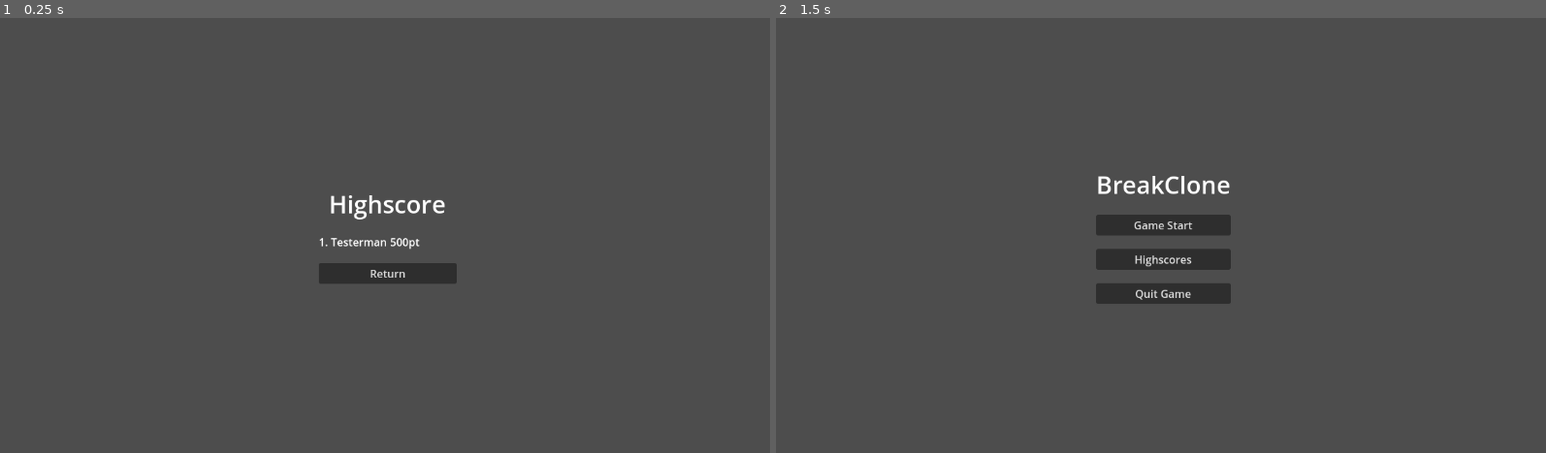
Above: before the commit, frames 1-2 (left to right).
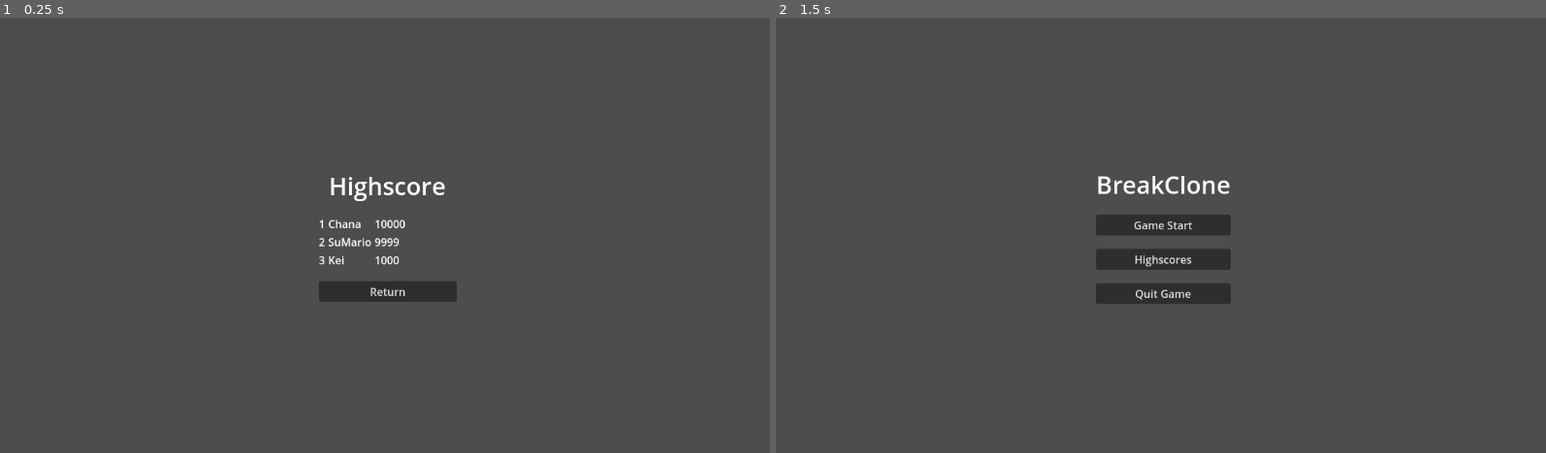
Above: after the commit, the same moments.

Repository: KeiGar/OrbFall
Game: Godot game, scene res://scenes/menus/highscore_menu.tscn
Same seed, same stepped clock (60 frames per second), same inputs: the game is played once before the commit and once after it. This scene is started directly instead of the project's main scene.
Inputs:
- Up to frame 1 (0.25 s): no input
- Up to frame 2 (1.5 s): tap Enter at 0.5 s; hold D (player_moveRight) 0.53-1.25 s; click "Return" at 1.25 s

The runs differ from the first frame. In frame 1, 2.3% of the frame differs, in the area x 41-60%, y 36-66%; in frame 2, nothing differs.

Commit message:
implemented display of hgihscores

Diff:
--- a/scenes/menus/highscore_menu.tscn
+++ b/scenes/menus/highscore_menu.tscn
@@ -28,22 +28,10 @@
 label_settings = SubResource("LabelSettings_3pnpd")
 horizontal_alignment = 1
 
-[node name="GridContainer" type="GridContainer" parent="."]
+[node name="HighscoreTable" type="GridContainer" parent="."]
 layout_mode = 2
 size_flags_stretch_ratio = 1.05
 columns = 3
-
-[node name="Label" type="Label" parent="GridContainer"]
-layout_mode = 2
-text = "1."
-
-[node name="Label2" type="Label" parent="GridContainer"]
-layout_mode = 2
-text = "Testerman"
-
-[node name="Label3" type="Label" parent="GridContainer"]
-layout_mode = 2
-text = "500pt"
 
 [node name="Btn_Return" type="Button" parent="."]
 layout_mode = 2
--- a/scripts/menus/highscore_menu.gd
+++ b/scripts/menus/highscore_menu.gd
@@ -1,4 +1,72 @@
 extends BoxContainer
+
+@onready var highscore_table: GridContainer = $HighscoreTable
+const FILEPATH_HIGHSCORE_DATA = "user://highscores.json"
+var Highscores = [
+	HighscoreData.new("Kei", 1000),
+	HighscoreData.new("SuMario", 9999),
+	HighscoreData.new("Chana", 10000),
+	]
+
+func _ready() -> void:
+	# Highscores = readHighscoreData()
+	Highscores.sort_custom(func(a: HighscoreData,b: HighscoreData): return a.Score > b.Score)
+	displayHighscoreData()
+
+func readHighscoreData() -> Array:
+	if FileAccess.file_exists(FILEPATH_HIGHSCORE_DATA):
+		var file = FileAccess.open(FILEPATH_HIGHSCORE_DATA, FileAccess.READ)
+		if file:
+			var content = file.get_as_text()
+			file.close()
+			var jsonData = JSON.parse_string(content)
+			if jsonData is Array:
+				print("Highscore loaded successfully!")
+				return jsonData
+			else:
+				print("Error parsing save file.")
+		else:
+			print("Error opening highscore save file.")
+	else:
+		print("Highscore save file not found.")
+	return []
+
+
+func saveHighscoreData() -> void:
+	var file = FileAccess.open(FILEPATH_HIGHSCORE_DATA,FileAccess.WRITE)
+	if file:
+		file.store_string(JSON.stringify(Highscores))
+		file.close()
+		print("Highscore saved successfully!")
+	else:
+		print("Error occurred while saving the highscore.")
+
+func addHighScoreData(player_name: String, score: int) -> void:
+	Highscores.append(HighscoreData.new(player_name, score))
+
+
+func displayHighscoreData() -> void:
+	var rank = 1
+	for score in Highscores:
+		var lbl_rank = Label.new()
+		var lbl_player_name = Label.new()
+		var lbl_score = Label.new()
+		lbl_rank.text = str(rank)
+		lbl_player_name.text = score.Player_Name
+		lbl_score.text = str(score.Score)
+		highscore_table.add_child(lbl_rank)
+		highscore_table.add_child(lbl_player_name)
+		highscore_table.add_child(lbl_score)
+		rank += 1
 
 func _on_btn_return_pressed() -> void:
 	get_tree().change_scene_to_file("res://scenes/menus/main_menu_controls.tscn")
+
+
+class HighscoreData:
+	var Player_Name = ""
+	var Score = 0
+
+	func _init(player_name: String, score: int):
+		self.Player_Name = player_name
+		self.Score = score
